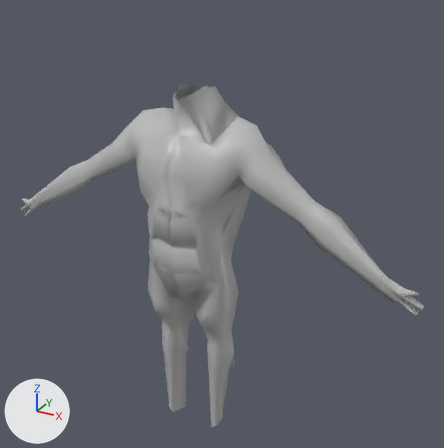
The Blender file human.blend, before and after one commit.
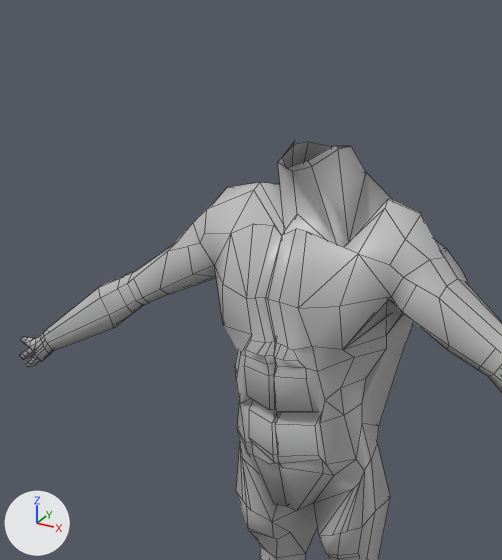
Old and new are each drawn whole from a 50 mm lens placed at (3.47, -5.58, 5.89), pointed at (0.24, 0.29, 2.96) and again close up on the part from 2% to 69% of the width and 0% to 74% of the height. Lighting does not change. The marker at lower left points along +X, +Y and +Z. The close-ups show mesh edges as thin lines.
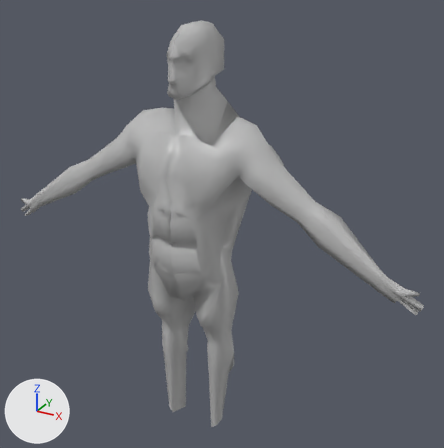
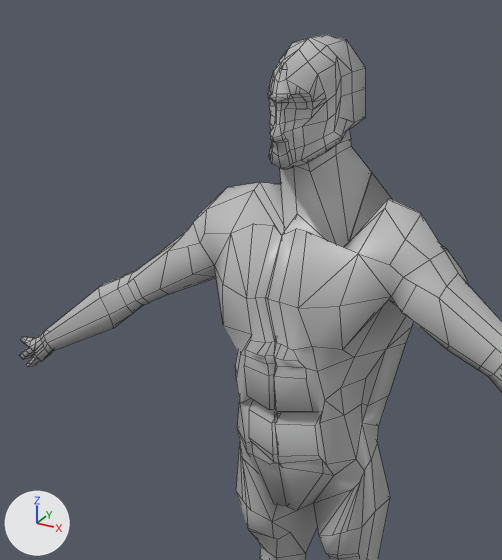
Patch to the scene script:
```diff
--- a/human.blend.py
+++ b/human.blend.py
@@ me_cube_001 @@
 # used by ob_cube_001; location = (0.0, 0.0, 3.069)
-me_cube_001.from_pydata(...)  # 321 vertices, 290 faces, 3 loose edges; spans x -2.69..0.01, y -0.49..0.57, z -2.87..1.77
+me_cube_001.from_pydata(...)  # 424 vertices, 392 faces, 1 loose edge; spans x -2.69..0.03, y -0.49..0.57, z -2.87..2.18
+# me_cube_001 part 1
+# 8 vertices are removed from x -0.73..0.0, y -0.23..0.35, z -0.15..1.77
+# 18 faces are deleted
+# 2 loose edges are deleted
+# 4 vertices move from x -1.03..-0.12, y -0.13..0.12, z 0.81..1.51 to x -1.03..-0.11, y -0.13..0.12, z 0.85..1.48
+# 111 vertices are added at x -0.45..0.03, y -0.36..0.51, z -0.19..2.18
+# 119 new faces join them, smooth
 me_cube_001.materials.append(mat_material)
```

Pixel boxes (x1, y1, x2, y2) of what changed, in the close-ups (502 x 560 px):
'Cube.001', reshaped: before (20, 141, 502, 560); after (20, 35, 502, 560)
part 1 of me_cube_001, built on: before (260, 141, 502, 457)
